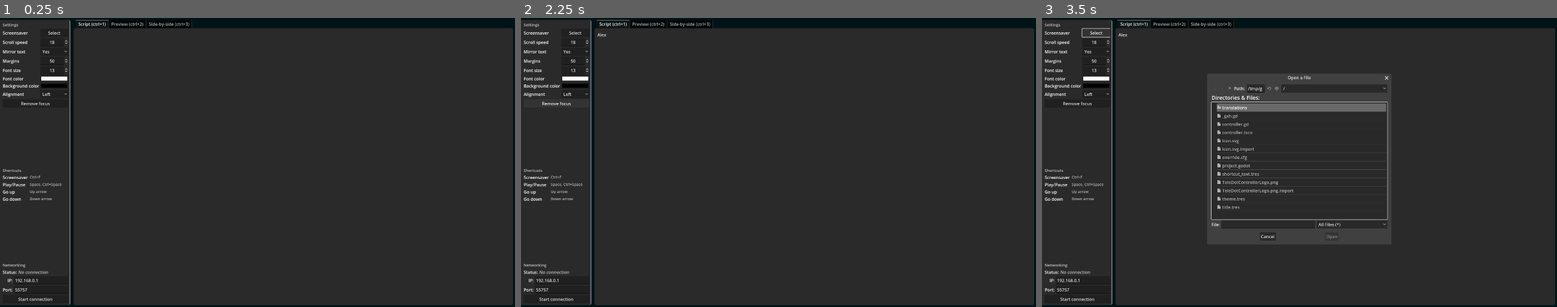
Above: before the commit, frames 1-3 (left to right).
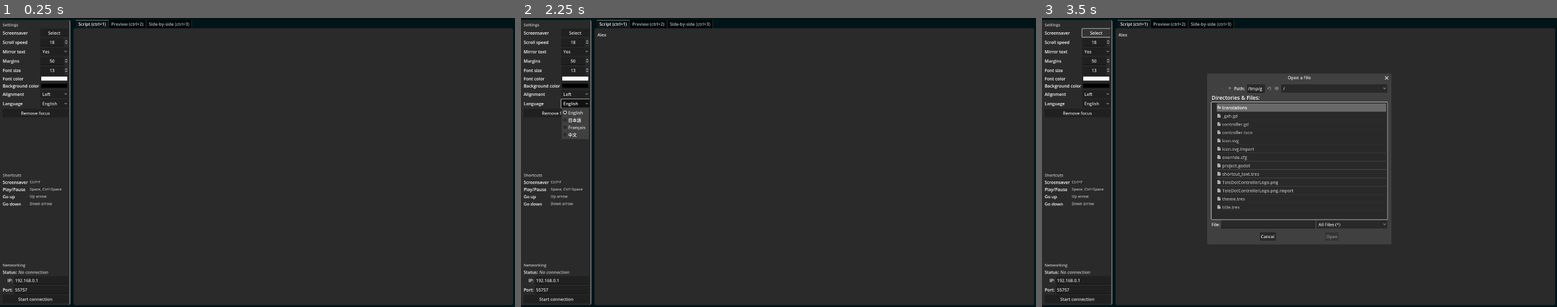
Above: after the commit, the same moments.

Repository: VoylinsGamedevJourney/teledot
Game: Godot game, scene res://controller.tscn
The game is run twice, just before and just after one commit, with the same random seed, the same clock (stepped at 60 frames per second) and the same inputs.
Inputs (mouse positions are in pixels of both pictures, inside the frame that each line leads up to):
- Up to frame 1 (0.25 s): no input
- Up to frame 2 (2.25 s): click (814, 165) at 0.52 s; type "Alex" at 0.6 s; click "Remove focus" at 1.25 s; click (577, 104) at 2 s, where only the run after the commit has a clickable "English"
- Up to frame 3 (3.5 s): click "Select" at 2.75 s

The runs differ from the first frame. In frame 1, 0.6% of the frame differs, in the area x 0-14%, y 28-66%; in frame 2, 0.8%, in the area x 0-14%, y 27-66%; in frame 3, 0.6%.

Commit message:
Add language changing setting

Diff:
--- a/src_controller/controller.gd
+++ b/src_controller/controller.gd
@@ -7,6 +7,8 @@
 ## be send, can be found within the main script of TeleView.
 
 
+enum LANGUAGE {ENGLISH, JAPANESE, FRENCH, CHINESE_TAIWAN}
+
 # Paths:
 const SETTINGS_FILE := "user://settings"
 
@@ -19,7 +21,7 @@
 func _ready() -> void:
 	# Hiding the screensaver incase it was visible when building.
 	$Screensaver.visible = false
-#	load_settings()
+	load_settings()
 	set_connection_text()
 
 
@@ -128,6 +130,21 @@
 func _on_font_size_spin_box_value_changed(value: float) -> void:
 	save_setting("font_size", value)
 	send_command("change_font_size", value)
+func _on_language_option_button_item_selected(value: int) -> void:
+	save_setting("language", value)
+	set_language(value)
+
+
+func set_language(value:int) -> void:
+	match value:
+		LANGUAGE.ENGLISH:
+			TranslationServer.set_locale("en")
+		LANGUAGE.JAPANESE:
+			TranslationServer.set_locale("ja")
+		LANGUAGE.FRENCH:
+			TranslationServer.set_locale("fr")
+		LANGUAGE.CHINESE_TAIWAN:
+			TranslationServer.set_locale("zh_TW")
 
 
 func save_setting(key: String, value) -> void:
@@ -150,6 +167,7 @@
 			"font_size": %FontSizeSpinBox.value,
 			"mirror": %MirrorOptionButton.selected,
 			"margin": %MarginSpinBox.value,
+			"language": %LanguageOptionButton.selected,
 			})
 		return
 	var settings_file := FileAccess.open(SETTINGS_FILE, FileAccess.READ)
@@ -157,9 +175,9 @@
 	for setting in settings_data:
 		match setting:
 			"alignment":
-				%AlignmentOptionButton.selected = settings_data[setting]
+				%AlignmentOptionButton.select(settings_data[setting])
 			"mirror":
-				%MirrorOptionButton.selected = settings_data[setting]
+				%MirrorOptionButton.select(settings_data[setting])
 			"color_text":
 				%FontColorPicker.color = settings_data[setting]
 			"color_background":
@@ -170,6 +188,9 @@
 				%ScrollSpeedSpinBox.value = settings_data[setting]
 			"font_size":
 				%FontSizeSpinBox.value = settings_data[setting]
+			"language":
+				%LanguageOptionButton.select(settings_data[setting])
+				set_language(settings_data[setting])
 			_: printerr("Could not find setting: %s" % setting)
 
 
@@ -208,7 +229,7 @@
 	$Screensaver/ScreensaverTexture.texture = tex
 
 
-func _on_remove_focus_button_pressed() -> void:
+func _on_remove_focus_button_pressed(_e:int = 0) -> void:
 	get_viewport().gui_release_focus()
 
 
--- a/src_controller/controller.tscn
+++ b/src_controller/controller.tscn
@@ -180,6 +180,24 @@
 popup/item_2/text = "Right"
 popup/item_2/id = 2
 
+[node name="LanguageLabel" type="Label" parent="MarginContainer/MainHSplit/LeftPanel/ScrollContainer/VBox/SettingsGrid"]
+layout_mode = 2
+text = "SETTING_LANGUAGE"
+
+[node name="LanguageOptionButton" type="OptionButton" parent="MarginContainer/MainHSplit/LeftPanel/ScrollContainer/VBox/SettingsGrid"]
+unique_name_in_owner = true
+layout_mode = 2
+item_count = 4
+selected = 0
+popup/item_0/text = "English"
+popup/item_0/id = 0
+popup/item_1/text = "日本語"
+popup/item_1/id = 1
+popup/item_2/text = "Français"
+popup/item_2/id = 2
+popup/item_3/text = "中文"
+popup/item_3/id = 3
+
 [node name="RemoveFocusButton" type="Button" parent="MarginContainer/MainHSplit/LeftPanel/ScrollContainer/VBox"]
 layout_mode = 2
 text = "Remove focus"
@@ -384,13 +402,22 @@
 [node name="FileDialog" type="FileDialog" parent="Screensaver/ScreensaverTexture"]
 
 [connection signal="pressed" from="MarginContainer/MainHSplit/LeftPanel/ScrollContainer/VBox/SettingsGrid/ScreenSaverButton" to="." method="_on_screen_saver_button_pressed"]
+[connection signal="value_changed" from="MarginContainer/MainHSplit/LeftPanel/ScrollContainer/VBox/SettingsGrid/ScrollSpeedSpinBox" to="." method="_on_remove_focus_button_pressed"]
 [connection signal="value_changed" from="MarginContainer/MainHSplit/LeftPanel/ScrollContainer/VBox/SettingsGrid/ScrollSpeedSpinBox" to="." method="_on_scroll_speed_spin_box_value_changed"]
 [connection signal="item_selected" from="MarginContainer/MainHSplit/LeftPanel/ScrollContainer/VBox/SettingsGrid/MirrorOptionButton" to="." method="_on_mirror_option_button_item_selected"]
+[connection signal="item_selected" from="MarginContainer/MainHSplit/LeftPanel/ScrollContainer/VBox/SettingsGrid/MirrorOptionButton" to="." method="_on_remove_focus_button_pressed"]
+[connection signal="value_changed" from="MarginContainer/MainHSplit/LeftPanel/ScrollContainer/VBox/SettingsGrid/MarginSpinBox" to="." method="_on_remove_focus_button_pressed"]
 [connection signal="value_changed" from="MarginContainer/MainHSplit/LeftPanel/ScrollContainer/VBox/SettingsGrid/MarginSpinBox" to="." method="_on_margin_spin_box_value_changed"]
+[connection signal="value_changed" from="MarginContainer/MainHSplit/LeftPanel/ScrollContainer/VBox/SettingsGrid/FontSizeSpinBox" to="." method="_on_remove_focus_button_pressed"]
 [connection signal="value_changed" from="MarginContainer/MainHSplit/LeftPanel/ScrollContainer/VBox/SettingsGrid/FontSizeSpinBox" to="." method="_on_font_size_spin_box_value_changed"]
+[connection signal="color_changed" from="MarginContainer/MainHSplit/LeftPanel/ScrollContainer/VBox/SettingsGrid/FontColorPicker" to="." method="_on_remove_focus_button_pressed"]
 [connection signal="color_changed" from="MarginContainer/MainHSplit/LeftPanel/ScrollContainer/VBox/SettingsGrid/FontColorPicker" to="." method="_on_font_color_picker_changed"]
 [connection signal="color_changed" from="MarginContainer/MainHSplit/LeftPanel/ScrollContainer/VBox/SettingsGrid/BackgroundColorPicker" to="." method="_on_background_color_picker_changed"]
+[connection signal="color_changed" from="MarginContainer/MainHSplit/LeftPanel/ScrollContainer/VBox/SettingsGrid/BackgroundColorPicker" to="." method="_on_remove_focus_button_pressed"]
+[connection signal="item_selected" from="MarginContainer/MainHSplit/LeftPanel/ScrollContainer/VBox/SettingsGrid/AlignmentOptionButton" to="." method="_on_remove_focus_button_pressed"]
 [connection signal="item_selected" from="MarginContainer/MainHSplit/LeftPanel/ScrollContainer/VBox/SettingsGrid/AlignmentOptionButton" to="." method="_on_alignment_option_item_selected"]
+[connection signal="item_selected" from="MarginContainer/MainHSplit/LeftPanel/ScrollContainer/VBox/SettingsGrid/LanguageOptionButton" to="." method="_on_remove_focus_button_pressed"]
+[connection signal="item_selected" from="MarginContainer/MainHSplit/LeftPanel/ScrollContainer/VBox/SettingsGrid/LanguageOptionButton" to="." method="_on_language_option_button_item_selected"]
 [connection signal="pressed" from="MarginContainer/MainHSplit/LeftPanel/ScrollContainer/VBox/RemoveFocusButton" to="." method="_on_remove_focus_button_pressed"]
 [connection signal="text_submitted" from="MarginContainer/MainHSplit/LeftPanel/ScrollContainer/VBox/NetworkingGrid/IPLineEdit" to="." method="_on_ip_line_edit_text_submitted"]
 [connection signal="text_submitted" from="MarginContainer/MainHSplit/LeftPanel/ScrollContainer/VBox/NetworkingGrid/PortLineEdit" to="." method="_on_port_line_edit_text_submitted"]
--- a/src_controller/project.godot
+++ b/src_controller/project.godot
@@ -65,6 +65,7 @@
 release_focus={
 "deadzone": 0.5,
 "events": [Object(InputEventKey,"resource_local_to_scene":false,"resource_name":"","device":-1,"window_id":0,"alt_press …(182 unchanged characters)…
+, Object(InputEventKey,"resource_local_to_scene":false,"resource_name":"","device":-1,"window_id":0,"alt_pressed":false,"shift_pressed":false,"ctrl_pressed":true,"meta_pressed":false,"pressed":false,"keycode":0,"physical_keycode":4194310,"key_label":0,"unicode":0,"echo":false,"script":null)
 ]
 }
 
--- a/src_controller/translations/translations.csv
+++ b/src_controller/translations/translations.csv
@@ -11,6 +11,7 @@
 SETTING_COLOR_BACKGROUND,Background color,背景色,Couleur du fond,背景顏色
 SETTING_ALIGNMENT,Alignment,配置,Alignement,對齊
 SETTING_FONT_SIZE,Font size,フォントサイズ,Taille de la police,字體大小
+SETTING_LANGUAGE,"Language","言語","Langue","語言"
 SHORTCUT_SCREENSAVER,Screensaver,スクリーンセーバー,L'écran de veille,螢幕保護程式
 SHORTCUT_PLAY_PAUSE,Play/Pause,再生/一時停止,Lecture/Pause,播放/暫停
 SHORTCUT_GO_UP,Go up,上に移動,Vers le haut,向上移動
